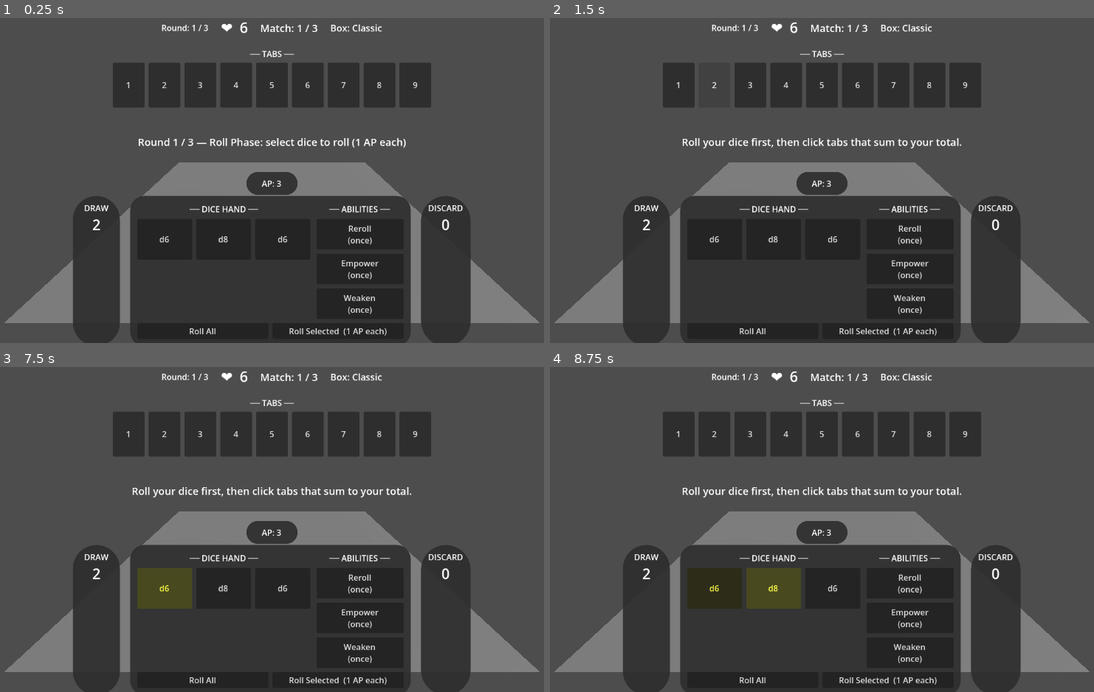
Above: before the commit, frames 1-4 (two rows, left to right).
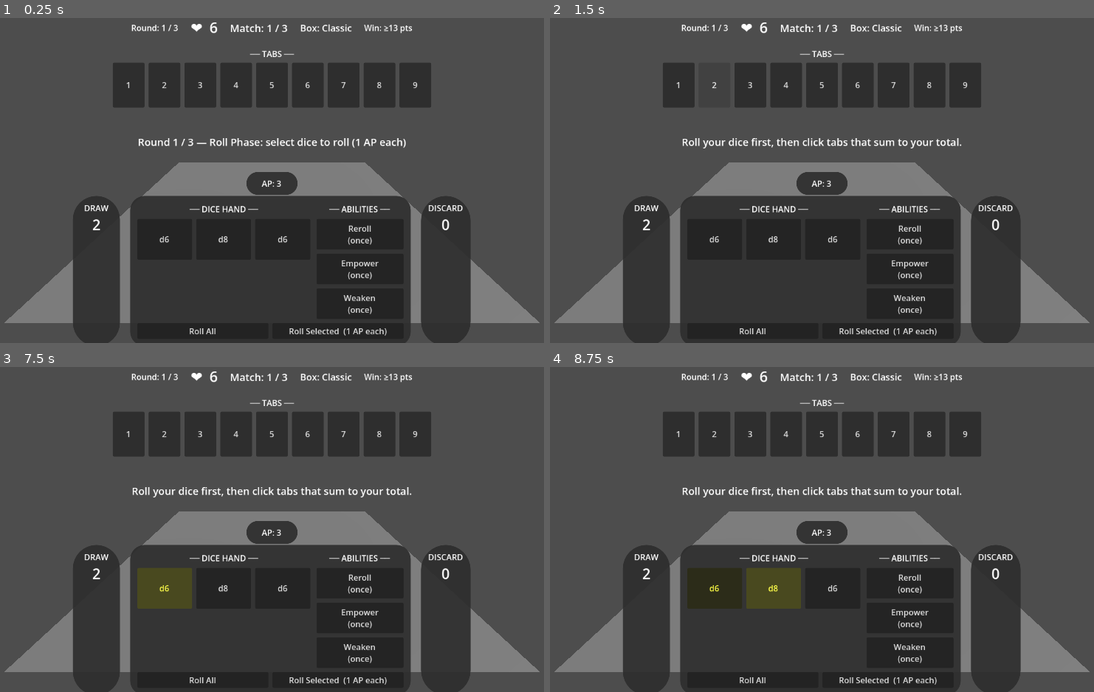
Above: after the commit, the same moments.

Repository: caleb-the-dev/SealTheBox
Game: Godot game, scene res://scenes/match/match.tscn
Two runs of this game, one before a commit and one after it. Both use one fixed random seed, a clock stepped at 60 frames per second and the inputs below.
Inputs:
- Up to frame 1 (0.25 s): no input
- Up to frame 2 (1.5 s): click "1" at 0.5 s; click "2" at 1.25 s
- Up to frame 3 (7.5 s): click "3" at 2 s; click "4" at 2.75 s; click "5" at 3.5 s; click "6" at 4.25 s; click "7" at 5 s; click "8" at 5.75 s; click "9" at 6.5 s; click "d6" at 7.25 s
- Up to frame 4 (8.75 s): click "d8" at 8 s

The runs differ from the first frame. In frame 1, 0.6% of the frame differs, in the area x 24-76%, y 1-5%; in frame 2, 0.6%; in frame 3, 0.6%; in frame 4, 0.6%.

Commit message:
feat: show win threshold in top bar
Displays "Win: ≥N pts" next to the box name so players can see the
target at a glance. Updates each match as the threshold scales with
the active box.

Co-Authored-By: Claude Sonnet 4.6 <noreply@anthropic.com>

Diff:
--- a/seal-the-box/scripts/match/match.gd
+++ b/seal-the-box/scripts/match/match.gd
@@ -25,6 +25,7 @@
 var _current_phase: String = ""
 var _match_label: Label
 var _box_label: Label
+var _threshold_label: Label
 var _tab_row: HBoxContainer
 var _reward_overlay: Control
 var _reward_title_label: Label
@@ -120,6 +121,10 @@
 	_box_label = Label.new()
 	_box_label.add_theme_font_size_override("font_size", 18)
 	top_bar.add_child(_box_label)
+
+	_threshold_label = Label.new()
+	_threshold_label.add_theme_font_size_override("font_size", 16)
+	top_bar.add_child(_threshold_label)
 
 	# ── Tabs — full width, below top bar ───────────────────────────────────
 	var tabs_vbox = VBoxContainer.new()
@@ -646,8 +651,10 @@
 	_match_label.text = "Match: %d / %d" % [_run_manager.match_number, RunManager.RUN_LENGTH]
 	if GameState.current_box:
 		_box_label.text = "Box: %s" % GameState.current_box.name
+		_threshold_label.text = "Win: ≥%d pts" % GameState.win_threshold
 	else:
 		_box_label.text = ""
+		_threshold_label.text = ""
 	_draw_label.text = str(_round_manager.get_draw_count())
 	_discard_label.text = str(_round_manager.get_discard_count())
 	_refresh_tab_display()
